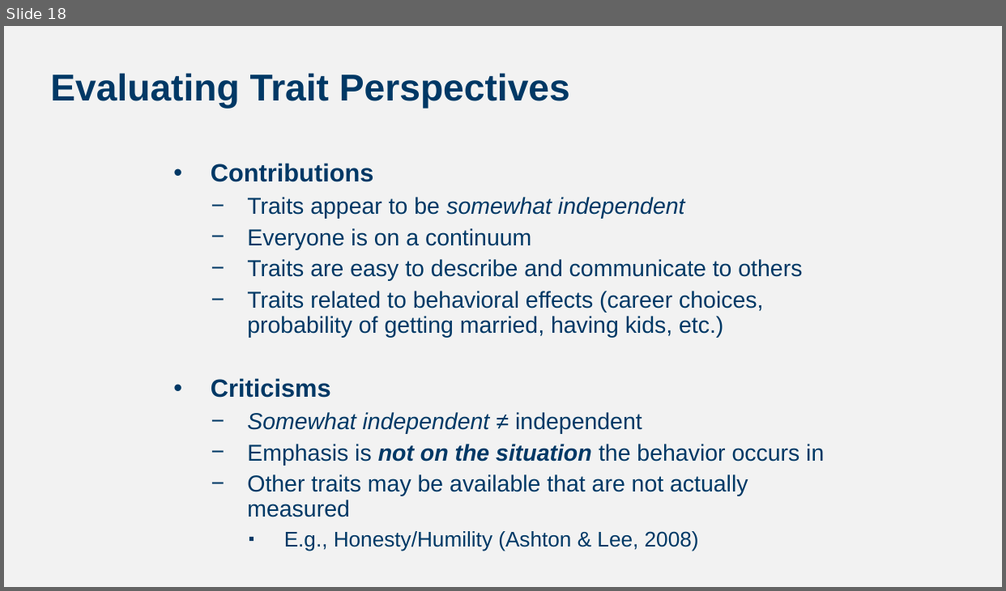
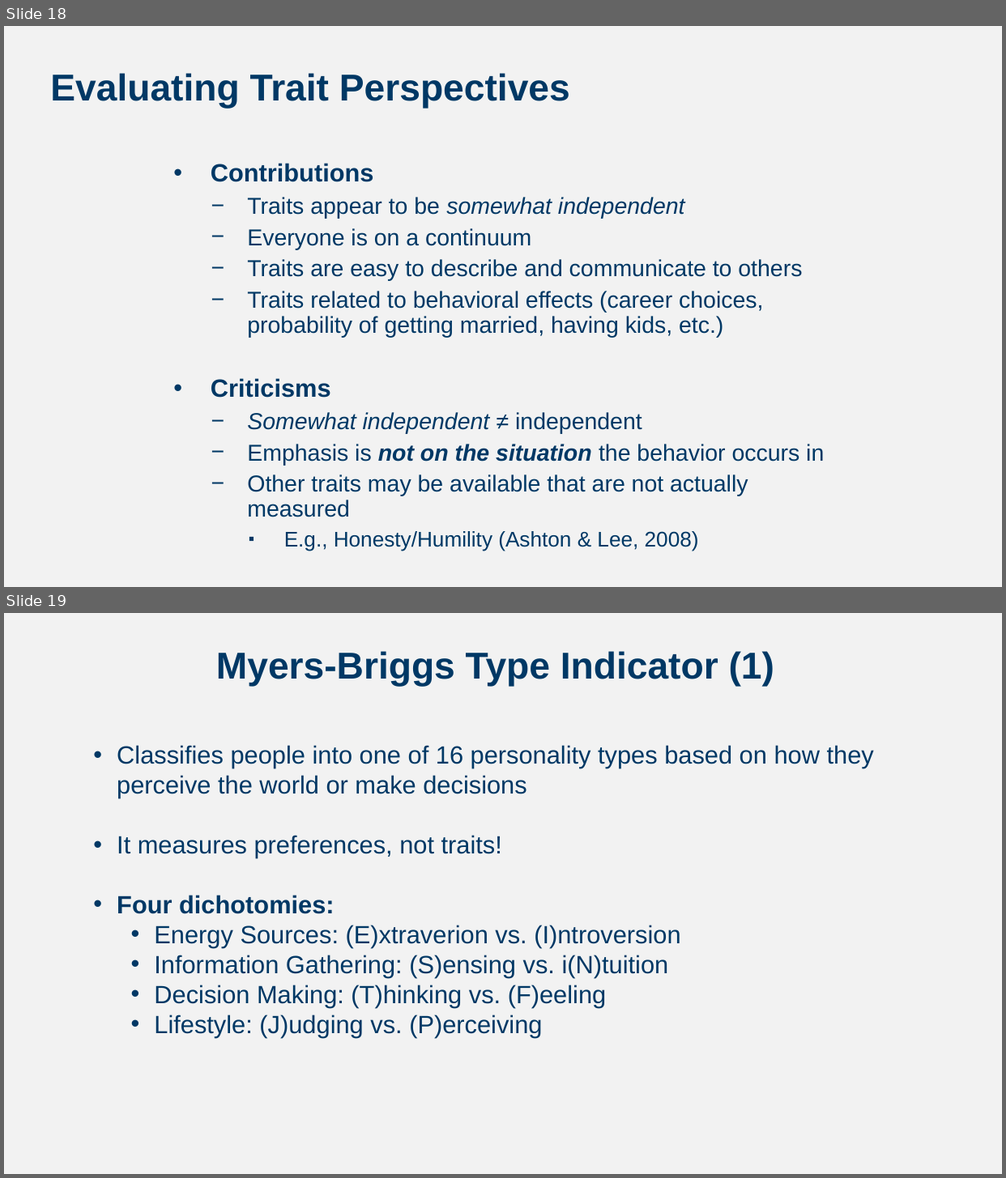
Before and after one commit to npm27/Teaching-Materials, a slide deck: Tests and Eval/Fall 25/Slides/Personality Testing.pptx. Shown one above the other, each under a label of ours: slide 18 before the commit, slides 18 and 19 after it. The pictures are 1006x591 and 1006x1178 pixels, drawn with LibreOffice and Linux fonts; fonts in the diff are those of the drawing. Boxes give left, top, right and bottom in pixels: in the first picture for what was removed or moved away, otherwise in the second. Text is boxed around its words. In the diff, an @@ line names an element or a change of style, - is before the commit and + after.

```diff
--- a/Tests and Eval/Fall 25/Slides/Personality Testing.pptx
+++ b/Tests and Eval/Fall 25/Slides/Personality Testing.pptx
@@ slide 19 added at (4, 613, 1002, 1174), background #F2F2F2 @@
@@ title added at (216, 651, 774, 687), 36 pt, text #003865, bold @@
+Myers-Briggs Type Indicator (1)
@@ text added at (117, 745, 874, 1038), 24 pt, text #003865 @@
+• Classifies people into one of 16 personality types based on how they perceive the world or make decisions
+• It measures preferences, not traits!
+• Four dichotomies:
+  • Energy Sources: (E)xtraverion vs. (I)ntroversion
+  • Information Gathering: (S)ensing vs. i(N)tuition
+  • Decision Making: (T)hinking vs. (F)eeling
+  • Lifestyle: (J)udging vs. (P)erceiving
```
Also in this commit, not shown: 5 slides changed, 6 other slides added, 3 slides removed.
